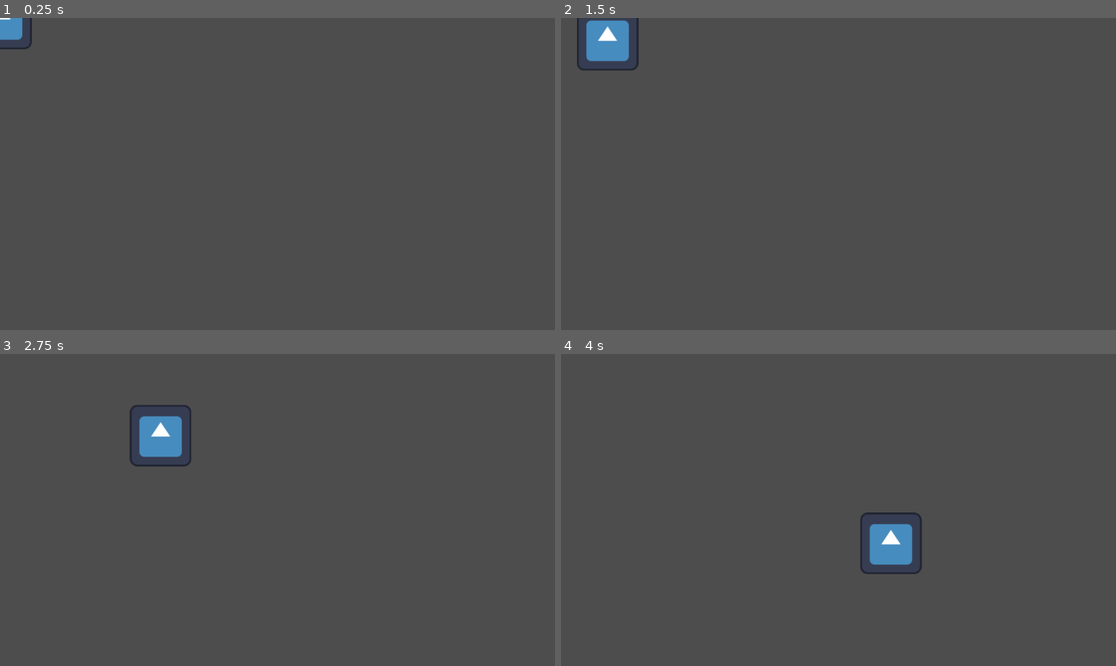
Above: before the commit, frames 1-4 (two rows, left to right).
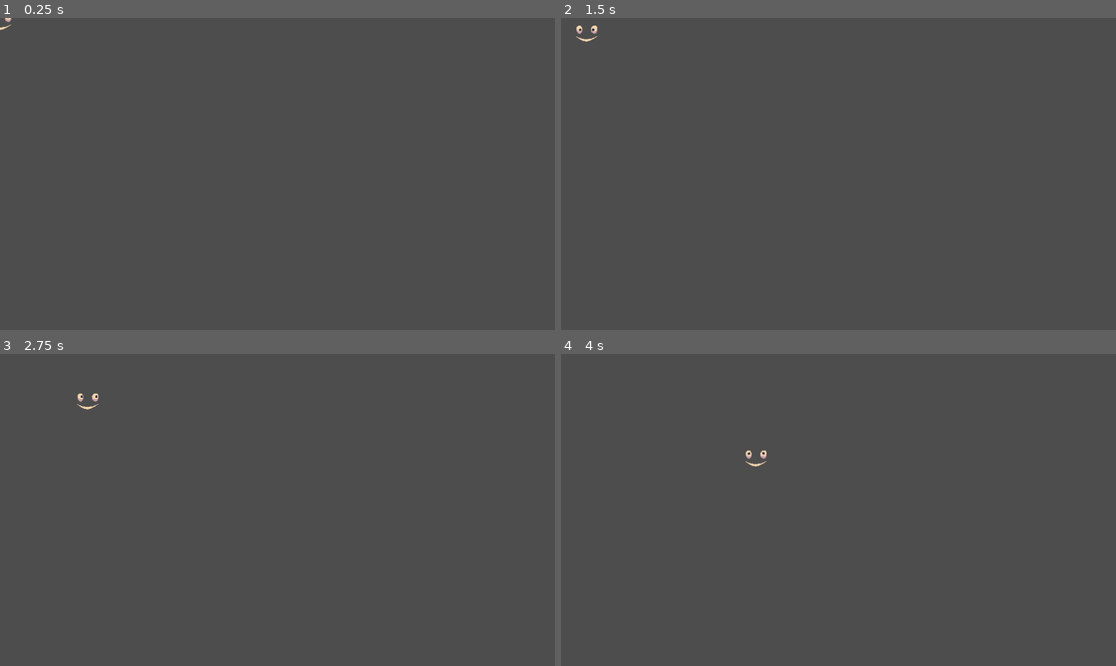
Above: after the commit, the same moments.

Repository: 3k2ng/mj160
Game: Godot game, scene res://scenes/shadow_moster.tscn
The game is run twice, just before and just after one commit, with the same random seed, the same clock (stepped at 60 frames per second) and the same inputs. The engine's default icon, where the game draws it, is replaced by a stand-in: a white triangle on a blue panel in a dark square.
Inputs (mouse positions are in pixels of both pictures, inside the frame that each line leads up to):
- Up to frame 1 (0.25 s): no input
- Up to frame 2 (1.5 s): move the mouse to (960, 158) at 0.52 s; move the mouse to (727, 189) at 1.27 s
- Up to frame 3 (2.75 s): move the mouse to (333, 441) at 2.02 s
- Up to frame 4 (4 s): move the mouse to (810, 572) at 2.77 s; move the mouse to (1005, 556) at 3.52 s

The runs differ from the first frame. In frame 1, 0.4% of the frame differs, in the area x 0-6%, y 0-11%; in frame 2, 1.2%; in frame 3, 1.4%, in the area x 13-35%, y 12-37%; in frame 4, 1.4%.

Commit message:
eyeballs are working

Diff:
--- a/scenes/monster_sprite.gd
+++ b/scenes/monster_sprite.gd
@@ -8,4 +8,21 @@
 
 # Called every frame. 'delta' is the elapsed time since the previous frame.
 func _process(delta):
-	pass
+	var u = get_parent().position - get_parent().C
+	print(get_parent().position)
+	print(get_parent().C)
+	print("\n")
+
+	if get_parent().length(u) < 4 * get_parent().R:
+		if abs(u.x) >= abs(u.y):
+			if u.x >= 0:
+				animation = "left"
+			else:
+				animation = "right"
+		else:
+			if u.y >= 0:
+				animation = "up"
+			else:
+				animation = "down"
+	else:
+		animation = "default"
--- a/scenes/shadow_moster.gd
+++ b/scenes/shadow_moster.gd
@@ -11,6 +11,7 @@
 var acceleration = Vector2(0,0)
 
 var x_0
+var C
 var C_static = Vector2(0,0)
 var timer = 0.0
 var last_launch = -15.0
@@ -35,7 +36,7 @@
 
 func _physics_process(delta):
 
-	var C = get_viewport().get_mouse_position()
+	C = get_viewport().get_mouse_position()
 
 	speed_modifier = 1 + timer/15.0
 	var monster_speed = 5.0 + speed_modifier
@@ -46,10 +47,10 @@
 	#print("a:")
 	#print(acceleration)
 	#print("r:")
-	if(stage < 2):
-		print(length(position - C))
-	else:
-		print(length(position - C_static))
+	#if(stage < 2):
+		#print(length(position - C))
+	#else:
+		#print(length(position - C_static))
 
 	# finding the circle
 	if stage == 0:
@@ -60,7 +61,8 @@
 		var beta = atan2(R,length(u))
 		var theta = alpha - beta
 
-		acceleration = -2*(position - C - velocity * monster_speed)/(monster_speed * monster_speed)
+		acceleration = -2*(position - C - velocity * 8.0)/(8.0*8.0)
+
 		#steering
 		if length(u) < 3.5*R and length(u) > R + epsilon and dot(velocity, u) < 0:
 			if(length(u) > 2*R):
@@ -86,11 +88,11 @@
 					velocity -= acceleration * delta
 
 
-		elif length(position - C) > 7 * R && dot(u,velocity) > 0:
+		elif length(position - C) > 2 * R && dot(u,velocity) > 0:
 			acceleration -= 5.0 * (velocity + acceleration * delta)
 
 		elif length(position - C) <= R + 2*epsilon:
-			stage = 1
+			stage = 0
 			position = C + normalize(position - C) * R
 			velocity = velocity - length(velocity)*dot(normalize(-u), normalize(velocity))*normalize(-u)
 			acceleration = length(velocity)*length(velocity)/R * normalize(-u)
@@ -102,7 +104,7 @@
 		position = C + N * R
 		acceleration = -4*N
 		velocity = velocity - length(velocity)*dot(N, normalize(velocity))*N
-		if timer - last_launch > 15.0/speed_modifier:
+		if timer - last_launch > min(15.0 - speed_modifier, 3.0):
 			stage = 2
 			x_0 = position
 			velocity = Vector2(0,0)
@@ -148,5 +150,5 @@
 	position += velocity * delta
 	timer += delta
 
-	print("\n")
+	#print("\n")
 	move_and_slide()
--- a/scenes/shadow_moster.tscn
+++ b/scenes/shadow_moster.tscn
@@ -1,18 +1,175 @@
-[gd_scene load_steps=7 format=3 uid="uid://dcpxwd8mjx6xf"]
+[gd_scene load_steps=27 format=3 uid="uid://dcpxwd8mjx6xf"]
 
 [ext_resource type="Script" path="res://scenes/shadow_moster.gd" id="1_u5hfg"]
-[ext_resource type="Texture2D" uid="uid://ctjpwq0bdxfoo" path="res://icon.svg" id="2_wur7i"]
+[ext_resource type="Texture2D" uid="uid://cm7beumnxq5oj" path="res://assets/monster/shadow_guy.png" id="2_tpb6u"]
 [ext_resource type="Script" path="res://scenes/monster_sprite.gd" id="3_rvu11"]
 [ext_resource type="Script" path="res://scenes/monster_hitbox.gd" id="4_an0dy"]
+
+[sub_resource type="AtlasTexture" id="AtlasTexture_gen2f"]
+atlas = ExtResource("2_tpb6u")
+region = Rect2(0, 0, 64, 64)
+
+[sub_resource type="AtlasTexture" id="AtlasTexture_7wqgi"]
+atlas = ExtResource("2_tpb6u")
+region = Rect2(64, 0, 64, 64)
+
+[sub_resource type="AtlasTexture" id="AtlasTexture_so6nc"]
+atlas = ExtResource("2_tpb6u")
+region = Rect2(128, 0, 64, 64)
+
+[sub_resource type="AtlasTexture" id="AtlasTexture_8tjqd"]
+atlas = ExtResource("2_tpb6u")
+region = Rect2(192, 0, 64, 64)
+
+[sub_resource type="AtlasTexture" id="AtlasTexture_yhcpf"]
+atlas = ExtResource("2_tpb6u")
+region = Rect2(0, 128, 64, 64)
+
+[sub_resource type="AtlasTexture" id="AtlasTexture_jewt8"]
+atlas = ExtResource("2_tpb6u")
+region = Rect2(64, 128, 64, 64)
+
+[sub_resource type="AtlasTexture" id="AtlasTexture_sp3c8"]
+atlas = ExtResource("2_tpb6u")
+region = Rect2(128, 128, 64, 64)
+
+[sub_resource type="AtlasTexture" id="AtlasTexture_6euoj"]
+atlas = ExtResource("2_tpb6u")
+region = Rect2(192, 128, 64, 64)
+
+[sub_resource type="AtlasTexture" id="AtlasTexture_nreiq"]
+atlas = ExtResource("2_tpb6u")
+region = Rect2(0, 192, 64, 64)
+
+[sub_resource type="AtlasTexture" id="AtlasTexture_n63pd"]
+atlas = ExtResource("2_tpb6u")
+region = Rect2(64, 192, 64, 64)
+
+[sub_resource type="AtlasTexture" id="AtlasTexture_nsbmc"]
+atlas = ExtResource("2_tpb6u")
+region = Rect2(128, 192, 64, 64)
+
+[sub_resource type="AtlasTexture" id="AtlasTexture_nxomh"]
+atlas = ExtResource("2_tpb6u")
+region = Rect2(192, 192, 64, 64)
+
+[sub_resource type="AtlasTexture" id="AtlasTexture_u1tbp"]
+atlas = ExtResource("2_tpb6u")
+region = Rect2(0, 256, 64, 64)
+
+[sub_resource type="AtlasTexture" id="AtlasTexture_ybknv"]
+atlas = ExtResource("2_tpb6u")
+region = Rect2(64, 256, 64, 64)
+
+[sub_resource type="AtlasTexture" id="AtlasTexture_m3vnk"]
+atlas = ExtResource("2_tpb6u")
+region = Rect2(128, 256, 64, 64)
+
+[sub_resource type="AtlasTexture" id="AtlasTexture_ag227"]
+atlas = ExtResource("2_tpb6u")
+region = Rect2(192, 256, 64, 64)
+
+[sub_resource type="AtlasTexture" id="AtlasTexture_fevlm"]
+atlas = ExtResource("2_tpb6u")
+region = Rect2(0, 64, 64, 64)
+
+[sub_resource type="AtlasTexture" id="AtlasTexture_m5yyp"]
+atlas = ExtResource("2_tpb6u")
+region = Rect2(64, 64, 64, 64)
+
+[sub_resource type="AtlasTexture" id="AtlasTexture_ge5k3"]
+atlas = ExtResource("2_tpb6u")
+region = Rect2(128, 64, 64, 64)
+
+[sub_resource type="AtlasTexture" id="AtlasTexture_5wt4s"]
+atlas = ExtResource("2_tpb6u")
+region = Rect2(192, 64, 64, 64)
 
 [sub_resource type="SpriteFrames" id="SpriteFrames_g6w84"]
 animations = [{
 "frames": [{
 "duration": 1.0,
-"texture": ExtResource("2_wur7i")
+"texture": SubResource("AtlasTexture_gen2f")
+}, {
+"duration": 1.0,
+"texture": SubResource("AtlasTexture_7wqgi")
+}, {
+"duration": 1.0,
+"texture": SubResource("AtlasTexture_so6nc")
+}, {
+"duration": 1.0,
+"texture": SubResource("AtlasTexture_8tjqd")
 }],
 "loop": true,
 "name": &"default",
+"speed": 5.0
+}, {
+"frames": [{
+"duration": 1.0,
+"texture": SubResource("AtlasTexture_yhcpf")
+}, {
+"duration": 1.0,
+"texture": SubResource("AtlasTexture_jewt8")
+}, {
+"duration": 1.0,
+"texture": SubResource("AtlasTexture_sp3c8")
+}, {
+"duration": 1.0,
+"texture": SubResource("AtlasTexture_6euoj")
+}],
+"loop": true,
+"name": &"down",
+"speed": 5.0
+}, {
+"frames": [{
+"duration": 1.0,
+"texture": SubResource("AtlasTexture_nreiq")
+}, {
+"duration": 1.0,
+"texture": SubResource("AtlasTexture_n63pd")
+}, {
+"duration": 1.0,
+"texture": SubResource("AtlasTexture_nsbmc")
+}, {
+"duration": 1.0,
+"texture": SubResource("AtlasTexture_nxomh")
+}],
+"loop": true,
+"name": &"left",
+"speed": 5.0
+}, {
+"frames": [{
+"duration": 1.0,
+"texture": SubResource("AtlasTexture_u1tbp")
+}, {
+"duration": 1.0,
+"texture": SubResource("AtlasTexture_ybknv")
+}, {
+"duration": 1.0,
+"texture": SubResource("AtlasTexture_m3vnk")
+}, {
+"duration": 1.0,
+"texture": SubResource("AtlasTexture_ag227")
+}],
+"loop": true,
+"name": &"right",
+"speed": 5.0
+}, {
+"frames": [{
+"duration": 1.0,
+"texture": SubResource("AtlasTexture_fevlm")
+}, {
+"duration": 1.0,
+"texture": SubResource("AtlasTexture_m5yyp")
+}, {
+"duration": 1.0,
+"texture": SubResource("AtlasTexture_ge5k3")
+}, {
+"duration": 1.0,
+"texture": SubResource("AtlasTexture_5wt4s")
+}],
+"loop": true,
+"name": &"up",
 "speed": 5.0
 }]
 
@@ -25,7 +182,6 @@
 
 [node name="AnimatedSprite2D" type="AnimatedSprite2D" parent="."]
 sprite_frames = SubResource("SpriteFrames_g6w84")
-autoplay = "default"
 script = ExtResource("3_rvu11")
 
 [node name="CollisionShape2D" type="CollisionShape2D" parent="."]
Binary file added: assets/monster/shadow_guy.gif
Binary file added: assets/monster/shadow_guy.png
Not shown, added: assets/monster/shadow_guy.png.import
